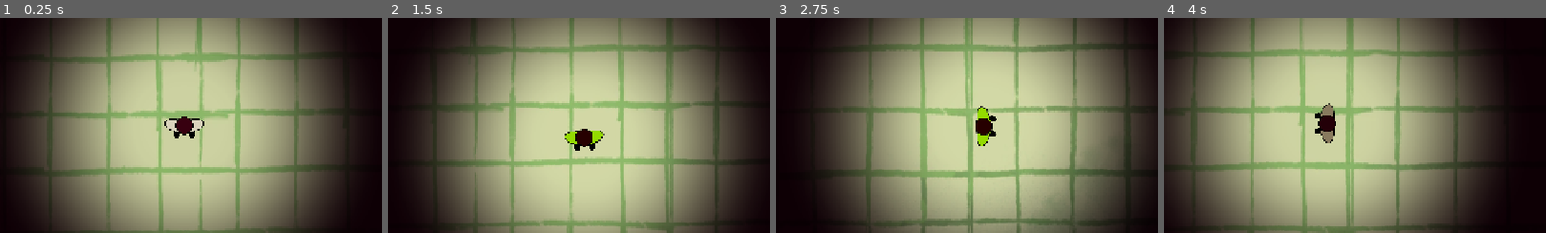
Above: before the commit, frames 1-4 (left to right).
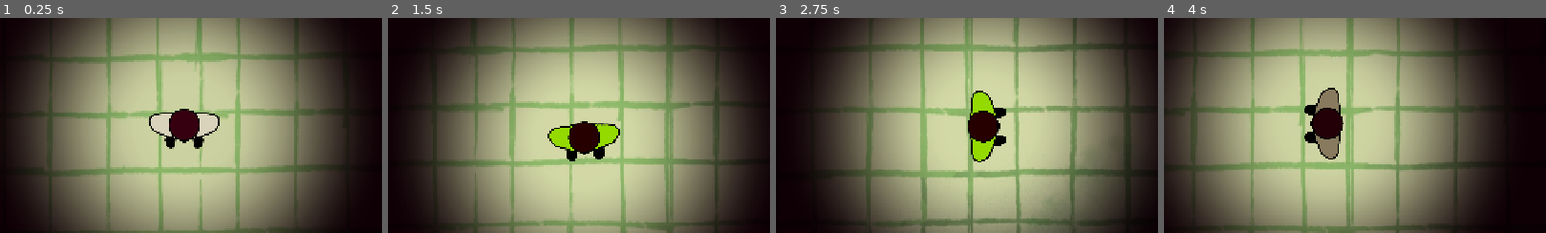
Above: after the commit, the same moments.

Repository: lvntszcs/jam26
Game: Godot game, scene res://scenes/main.tscn
Two runs of this game, one before a commit and one after it. Both use one fixed random seed, a clock stepped at 60 frames per second and the inputs below.
Inputs (mouse positions are % of the whole screen's width and height, from its top left):
- Up to frame 1 (0.25 s): no input
- Up to frame 2 (1.5 s): tap Enter at 0.5 s; move the mouse to (72, 45) at 0.52 s; hold D (move_right) 0.53-1.28 s; hold E (interact) 0.53-1.28 s; click (72, 45) at 0.67 s; move the mouse to (30, 55) at 1.27 s; hold S (move_down) from 1.28 s (still down); tap G (god_mode) at 1.35 s
- Up to frame 3 (2.75 s): tap E (interact) at 1.55 s; move the mouse to (60, 28) at 2.02 s; release S (move_down) at 2.03 s; hold D (move_right) from 2.03 s (still down); hold E (interact) from 2.03 s (still down)
- Up to frame 4 (4 s): move the mouse to (45, 70) at 2.77 s; release D (move_right) at 2.78 s; release E (interact) at 2.78 s; hold W (move_up) 2.78-3.53 s; tap N (noclip) at 2.85 s; click (45, 70) at 2.92 s; tap E (interact) at 3.05 s; move the mouse to (80, 65) at 3.52 s; hold A (move_left) from 3.53 s (still down); hold E (interact) from 3.53 s (still down)
The pictures show only the part of the screen within x 26-76%, y 25-75%; the shares and areas given below are measured in that part.

The runs differ from the first frame. In frame 1, 2.0% of the frame differs, in the area x 39-58%, y 42-61%; in frame 2, 2.0%, in the area x 41-61%, y 48-67%; in frame 3, 2.0%; in frame 4, 2.0%.

Commit message:
Make the player bigger to match the room paintings
The sprite is fitted into 200 px instead of 110, the collision radius grows from
30 to 45 (still clears the 140 px doors and 150 px maze corridors), and the
interaction reach from 120 to 170.

Co-Authored-By: Claude Opus 5.5 <noreply@anthropic.com>

Diff:
--- a/scenes/entities/player.tscn
+++ b/scenes/entities/player.tscn
@@ -5,7 +5,7 @@
 [ext_resource type="AudioStream" path="res://audio/sfx/one_step.wav" id="3_footstep"]
 
 [sub_resource type="CircleShape2D" id="body"]
-radius = 30.0
+radius = 45.0
 
 [node name="Player" type="CharacterBody2D"]
 z_index = 4
--- a/scripts/entities/player.gd
+++ b/scripts/entities/player.gd
@@ -12,11 +12,11 @@
 @export var acceleration := 2400.0
 @export var friction := 2800.0
 ## Size in world pixels that one spritesheet frame is fitted into.
-@export var footprint := Vector2(110, 110)
+@export var footprint := Vector2(200, 200)
 ## How quickly the sprite turns toward the walking direction (higher = snappier).
 @export var turn_speed := 14.0
 ## How close (from the player's centre) an object must be to interact with it.
-@export var interact_range := 120.0
+@export var interact_range := 170.0
 @export var max_air := 100.0
 ## Air lost per second in a room full of smoke.
 @export var air_loss_per_second := 30.0
